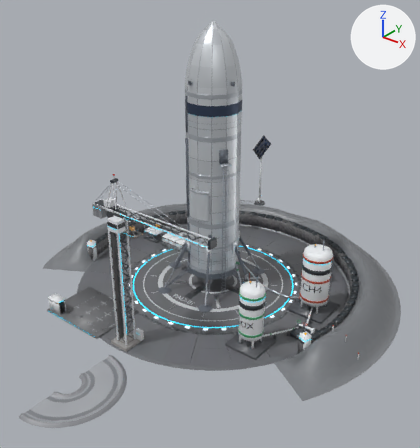
Two versions of the glTF model art/3d/buildings/launch_pad/launch_pad_game.glb, one commit apart.
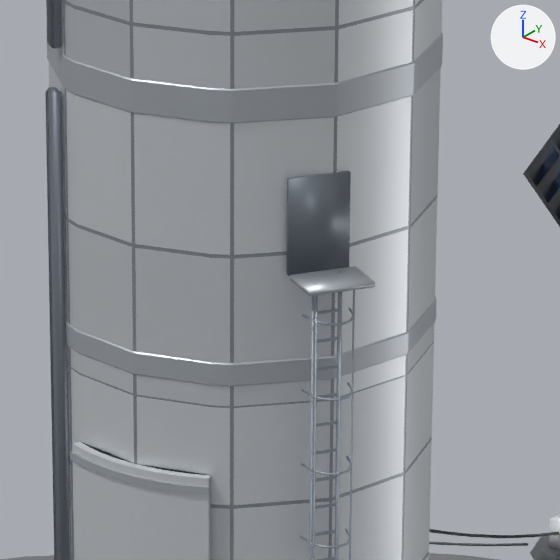
The first picture shows the older version from a 50 mm camera at (50.5, -51.0, 49.9) aimed at (2.8, 8.7, 12.9). The close-ups show the older and then the newer version on the part from 43% to 61% of the width and 28% to 46% of the height of that picture. Only the edits that show in the close-ups are written down. Arrows for +X, +Y and +Z are at upper right; the lights stay in place. Where no turn or scale is listed for an object, it has been applied to the vertices. Vertices at exactly the same position are counted once.
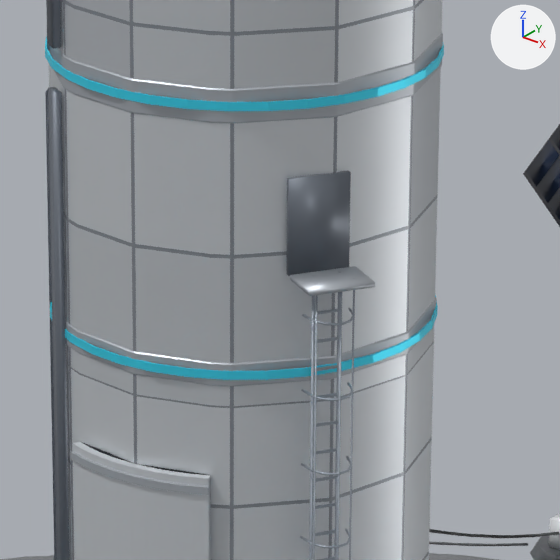
Diff of the bpy script that builds the scene:
```diff
--- a/art/3d/buildings/launch_pad/launch_pad_game.glb.py
+++ b/art/3d/buildings/launch_pad/launch_pad_game.glb.py
@@ me_mesh_5 @@
 # used by ob_mesh_5; location = (-29.4, 59.87, -0.77)
-me_mesh_5.from_pydata(...)  # 4621 vertices, 7010 faces; spans x 20.2..38.7, y -55.0..-38.7, z 1.0..41.3
+me_mesh_5.from_pydata(...)  # 4951 vertices, 7414 faces; spans x 20.2..38.7, y -55.0..-38.7, z 1.0..41.3
+# me_mesh_5 part 1: a new loose piece of 128 vertices spanning x 25.3..33.5, y -50.9..-42.8, z 20.3..20.5, in mat_shm_stainless
+# me_mesh_5 part 2: a new loose piece of 128 vertices spanning x 25.3..33.5, y -50.9..-42.8, z 25.9..26.1, in mat_shm_stainless
+# me_mesh_5 part 3: 52 vertices removed from x 25.4..33.4, y -50.9..-42.8, z 20.4
+# me_mesh_5 part 4: 52 vertices removed from x 25.4..33.4, y -50.9..-42.8, z 26.0
+# other edits to the shape of me_mesh_5 do not show in these pictures
 me_mesh_5.materials.append(mat_shm_stainless)
```

Boxes (x1, y1, x2, y2) around the edits, measured in the close-ups (560 x 560 px):
'Mesh_5', reshaped: before (45, 0, 443, 560); after (45, 0, 444, 560)
part 1 of me_mesh_5, added: after (50, 295, 438, 380)
part 2 of me_mesh_5, added: after (45, 36, 444, 111)
part 3 of me_mesh_5, deleted: before (66, 300, 437, 386)
part 4 of me_mesh_5, deleted: before (46, 28, 443, 122)
